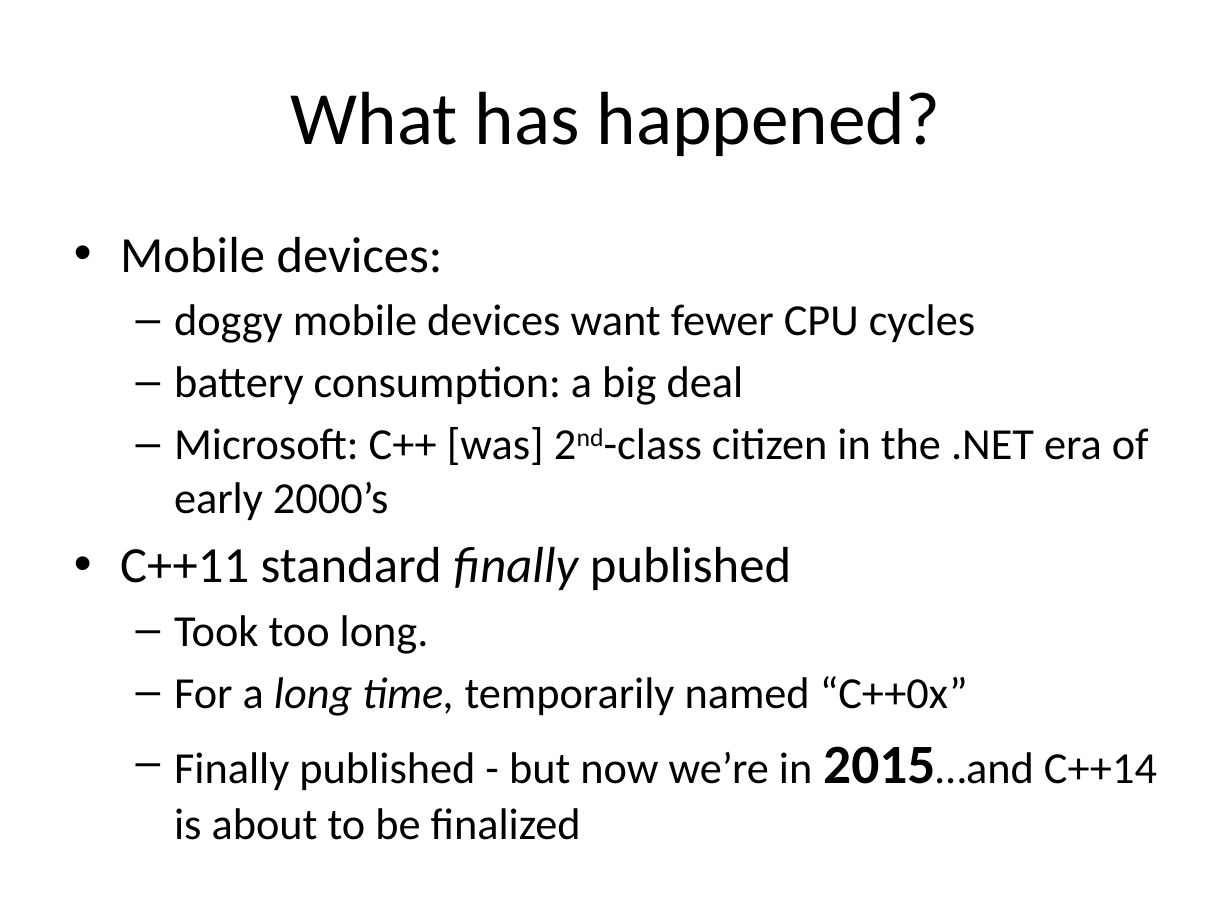
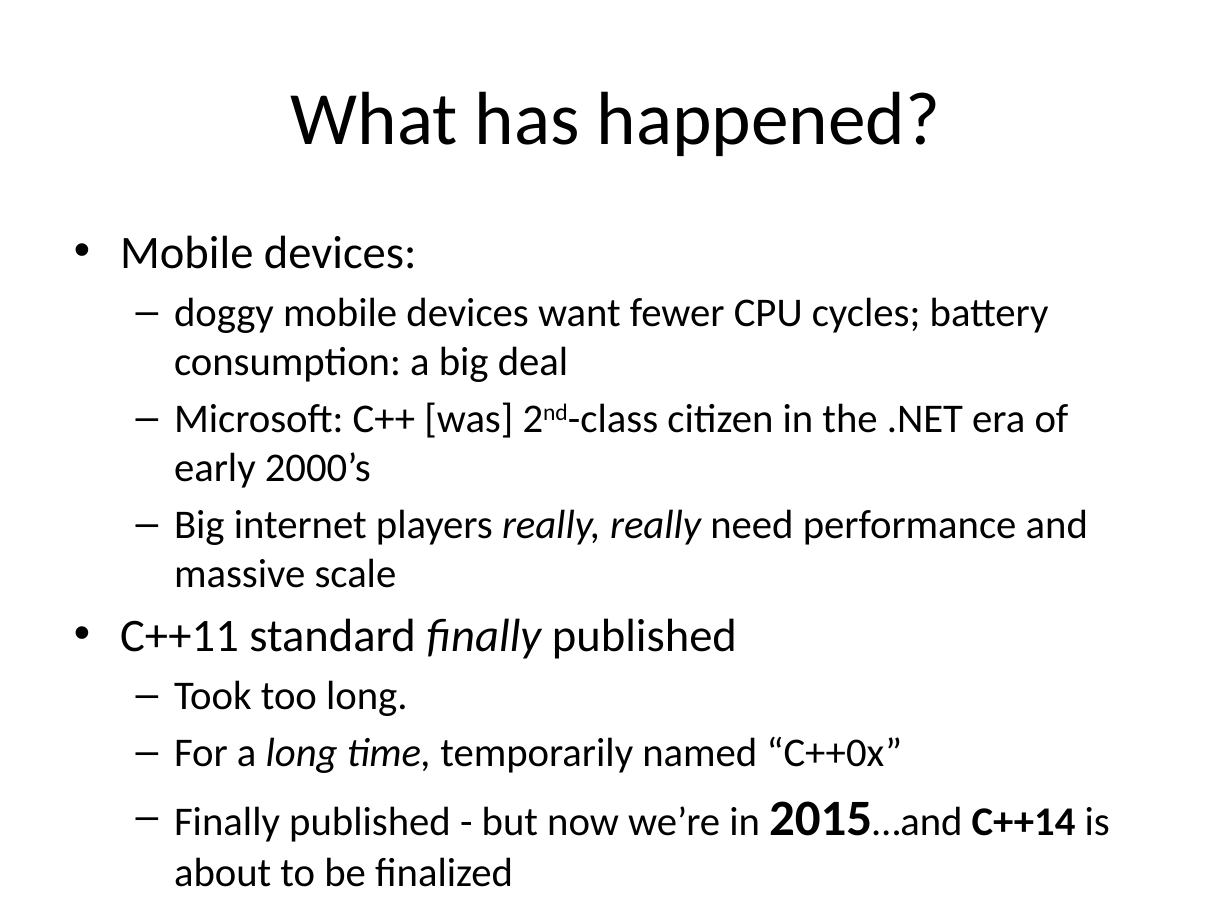
Before and after one commit to fellmad/FunWithCpp11, a slide deck: slide 8 of doc/Fun_with_C++11.pptx (slide 7 before the commit). Drawn at 1232x924 pixels with LibreOffice and Linux fonts; fonts in the diff are those of the drawing. Boxes give left, top, right and bottom in pixels: in the first picture for what was removed or moved away, otherwise in the second. Text is boxed around its words. In the diff, an @@ line names an element or a change of style, - is before the commit and + after.

Commit message:
pptx

```diff
--- a/doc/Fun_with_C++11.pptx
+++ b/doc/Fun_with_C++11.pptx
@@ text at [120,235,1110,842]: size 29.6 to 27.2 pt in "Mobile devices:", "C++11 standard finally published"; size 25.9 to 23.8 pt in "Microsoft: C++ [was] 2nd-class citizen in the ...", "Took too long.", "For a long time, temporarily named “C++0x”", "Finally published - but now we’re in ..."; size 32.4 to 29.8 pt in "2015…and"; bold on in "C++14" @@
@@ text at [174,297,1049,382]: text changed; size 25.9 to 23.8 pt @@
-  – doggy mobile devices want fewer CPU cycles
-  – battery consumption: a big deal
+  – doggy mobile devices want fewer CPU cycles; battery consumption: a big deal
@@ text at [174,509,1088,588]: paragraph added @@
+  – Big internet players really, really need performance and massive scale
```
Also in this commit, not shown: 2 other slides changed, 2 slides added.
